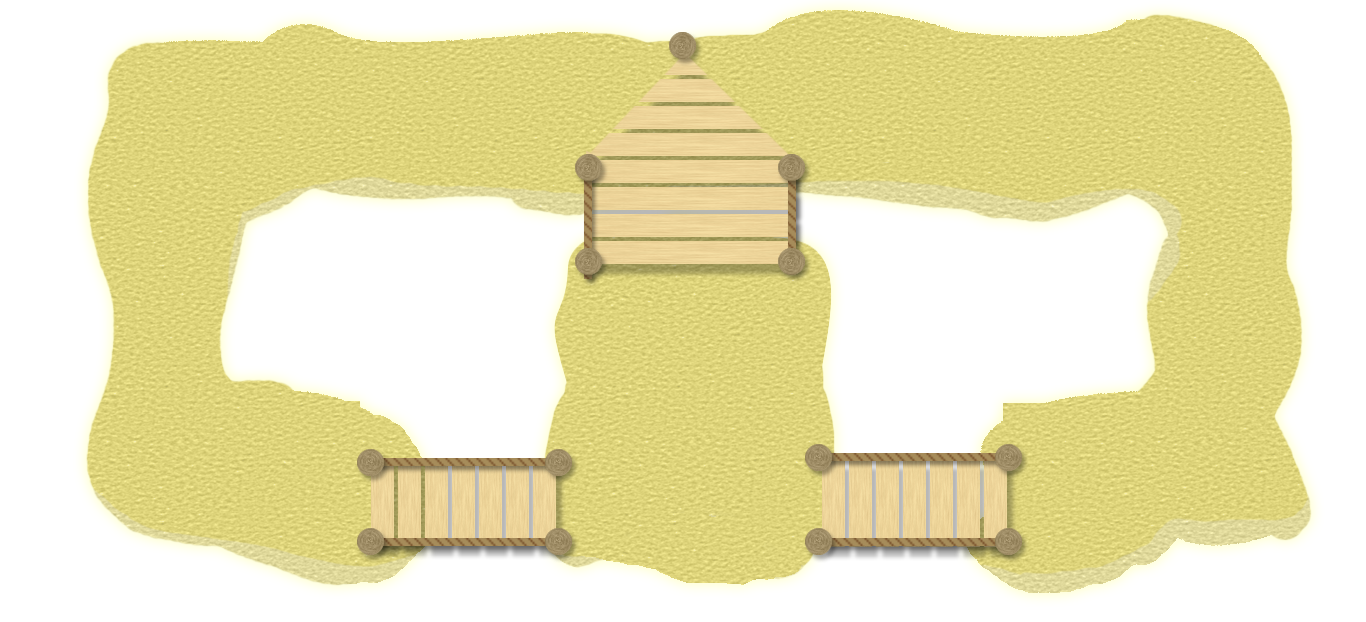
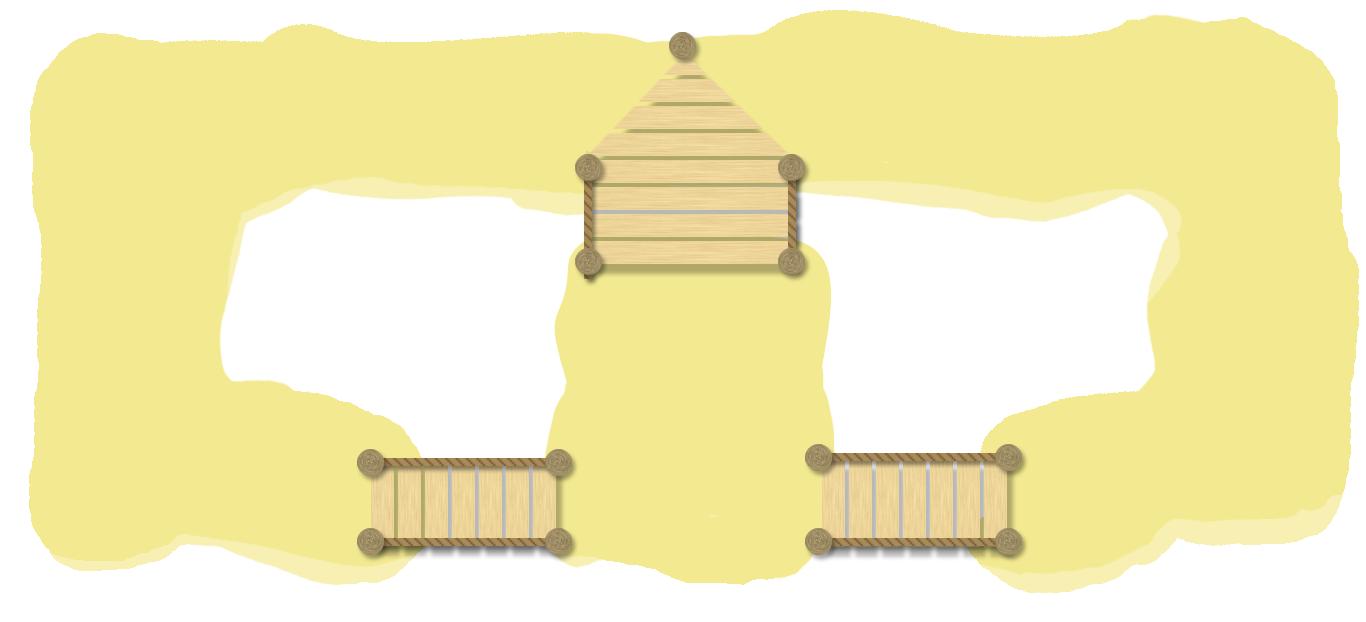
Revision of a layered 1366x622 image; what changed, layer by layer:
painted on "Perspective shading" over (x1=29, y1=17, x2=1359, y2=571)
